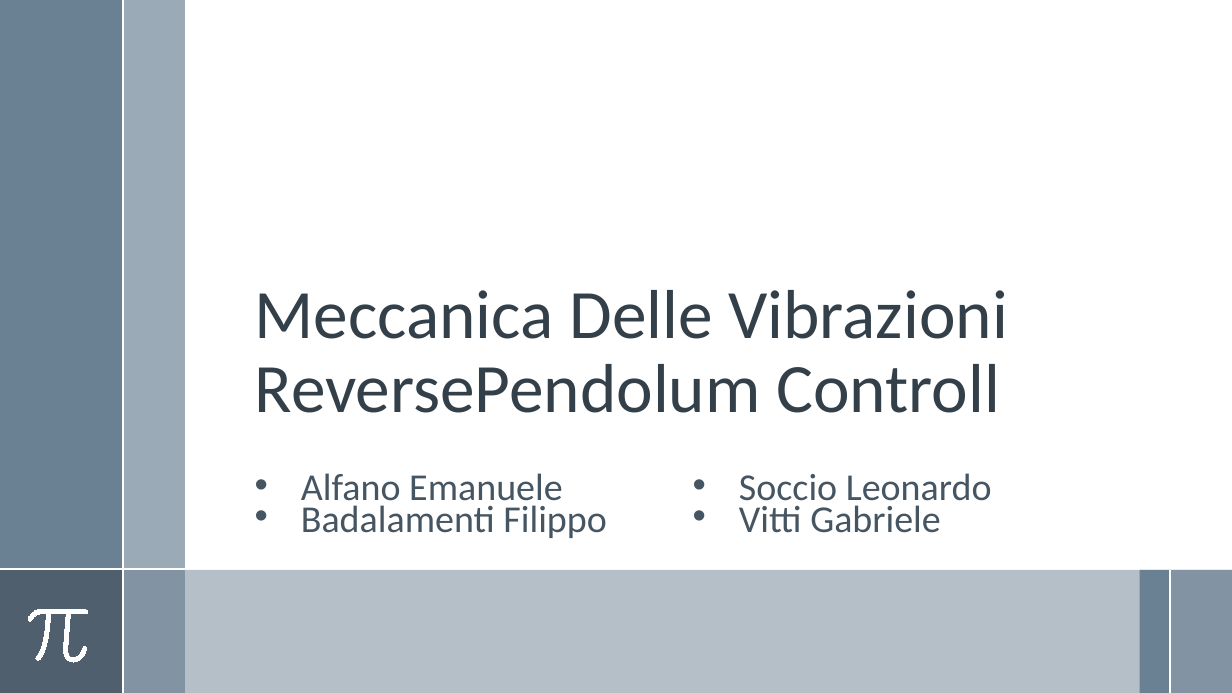
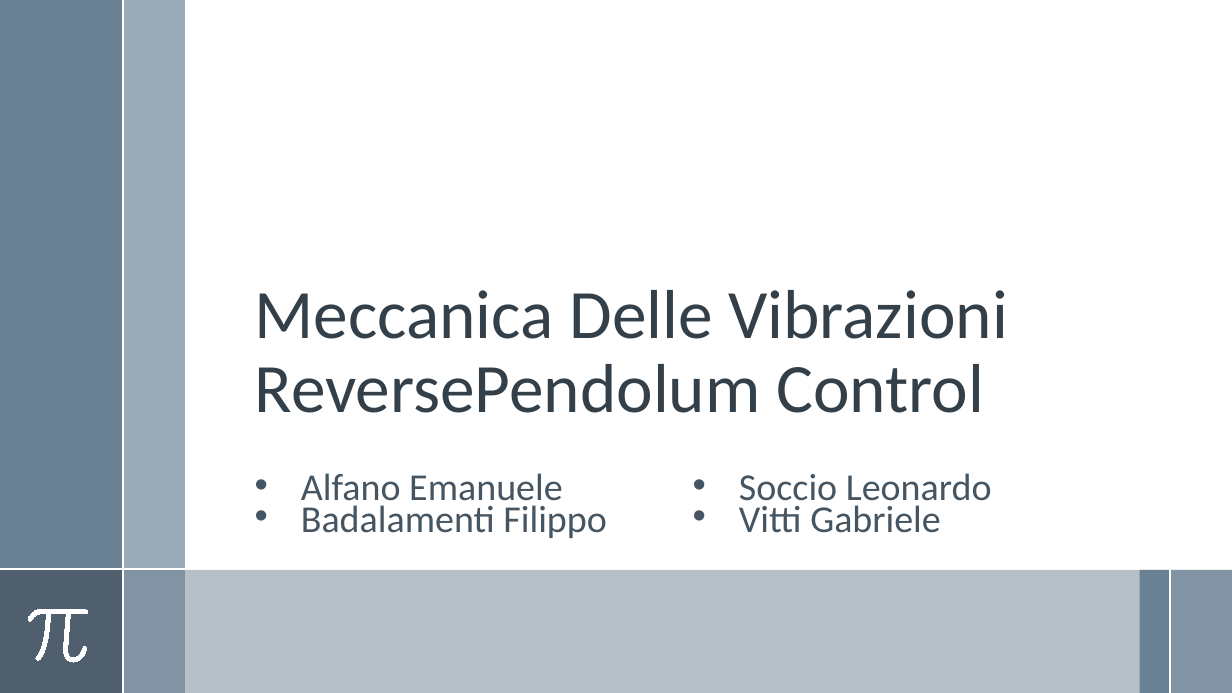
Before and after one commit to Alfystar/mv-Project, a slide deck: slide 1 of 00_Relazione/Meccanica Delle Vibrazioni presentazione.pptx. Drawn at 1232x693 pixels with LibreOffice and Linux fonts; fonts in the diff are those of the drawing. Boxes give left, top, right and bottom in pixels: in the first picture for what was removed or moved away, otherwise in the second. Text is boxed around its words. In the diff, an @@ line names an element or a change of style, - is before the commit and + after.

Commit message:
presentazione controllo end?

```diff
--- a/00_Relazione/Meccanica Delle Vibrazioni presentazione.pptx
+++ b/00_Relazione/Meccanica Delle Vibrazioni presentazione.pptx
@@ title at <box>255,290,1008,413</box>: text changed @@
-Meccanica Delle Vibrazioni
-ReversePendolum Controll
+Meccanica Delle Vibrazioni
+ReversePendolum Control
```
